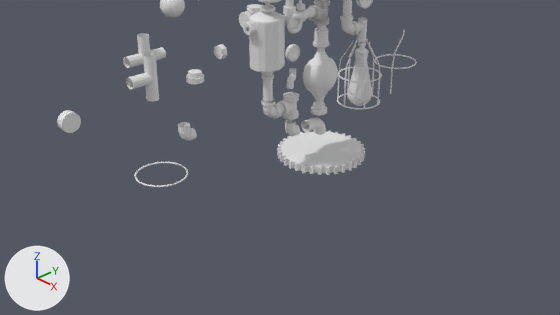
An edit to the Blender file lampa/lampa.blend, drawn before and after from the same camera.
Before and after are seen from the file's camera 'Camera'. The lights are fixed; the arrows at lower left show +X, +Y and +Z.

Script lines for the objects in view, before the commit:
```python
ob_circle_004 = bpy.data.objects.new('Circle.004', me_circle_000)
ob_circle_004.location = (0.736, -0.334, 2.37)
ob_circle_004.scale = (0.538, 0.538, 0.698)
ob_gear_001 = bpy.data.objects.new('Gear.001', me_gear_001)
ob_gear_001.location = (0.759, 0.072, 0.276)
ob_plane_007 = bpy.data.objects.new('Plane.007', me_plane_002)
ob_plane_007.location = (0.718, -0.482, 1.426)
ob_plane_007.rotation_euler = (0.0, 0.0, -2.557)  # degrees (0, 0, -147)
ob_plane_007.scale = (-0.65, -0.65, -0.65)
ob_plane_010 = bpy.data.objects.new('Plane.010', me_plane_035)
ob_plane_010.location = (0.744, -0.595, 1.115)
ob_plane_010.rotation_euler = (-11.0, 0.0, 0.0)  # degrees (90, 0, 0)
ob_plane_016 = bpy.data.objects.new('Plane.016', me_plane_012)
ob_plane_016.location = (1.635, -5.653, 2.616)
ob_plane_016.rotation_euler = (-1.571, 0.0, 0.0)  # degrees (-90, 0, 0)
ob_plane_017 = bpy.data.objects.new('Plane.017', cu_plane_004)
ob_plane_017.location = (0.732, -0.046, 0.705)
ob_plane_017.rotation_euler = (3.149, 0.0, 0.0)  # degrees (180, 0, 0)
ob_plane_017.scale = (1.12, 1.12, 1.12)
ob_plane_020 = bpy.data.objects.new('Plane.020', me_plane_015)
ob_plane_020.location = (0.752, 0.551, 1.953)
ob_plane_020.rotation_euler = (-0.0109, -0.0788, -0.15)  # degrees (-0.6, -4.5, -8.6)
# also in view: 'Sphere.002' at (0.85, -2.32, 2.85); 'Cylinder.006' at (0.67, -3.54, 1.79); 'Cylinder.002' at (0.74, -0.9, 2.04); 'Plane.012' at (0.74, -2.63, 2.36); 'Torus.004' at (0.8, 0.76, 1.28)
```
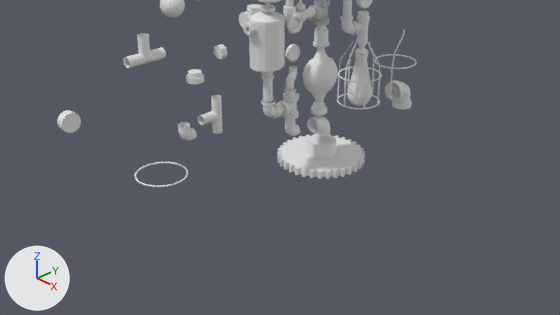
Pixel boxes (x1, y1, x2, y2) of what changed, in the pictures (560 x 315 px):
'Gear.001', moved
    before: (277, 131, 365, 175)
    after: (277, 134, 365, 179)
'Plane.016', moved
    before: (126, 53, 159, 101)
    after: (198, 95, 223, 134)
'Cylinder.004', added
    after: (308, 134, 336, 159)
'Plane.027', added
    after: (385, 80, 412, 109)
'Plane.017', reshaped, moved, rescaled, turned
    before: (301, 118, 326, 135)
    after: (307, 116, 330, 135)
'Plane.007', rescaled (20% wider, 14% taller)
    before: (287, 68, 296, 89)
    after: (286, 66, 297, 90)
'Circle.007', added
    after: (358, 11, 369, 16)

What changed in the scene script:
```text
Change me_plane_012:
    where me_plane_012.from_pydata(...)  # 80 vertices, 60 faces; spans x -0.287..-0.167, y 0.059..0.513, z 2.396..2.7
    used by ob_plane_016; location = (1.635, -5.653, 2.616); rotation_euler = (-1.571, 0.0, 0.0), in degrees (-90, 0, 0)
    me_plane_012 part 1: the whole mesh is moved by (0.227, -0.288, -2.601)
Add me_plane_024:
    me_plane_024.from_pydata(...)  # 84 vertices, 72 faces; spans x -0.09..0.09, y 0.09..0.354, z -0.145..0.09
Add me_cylinder_001:
    me_cylinder_001.from_pydata(...)  # 80 vertices, 66 faces; spans x -0.196..0.196, y -0.196..0.196, z -0.095..0.095
Change ob_plane_017:
    ob_plane_017.rotation_euler: (3.149, 0.0, 0.0) -> (0.0, 0.0, 0.0)  # degrees (180, 0, 0) -> degrees (0, 0, 0)
    ob_plane_017: bpy.data.objects.new('Plane.017', cu_plane_004) -> bpy.data.objects.new('Plane.017', me_plane_024)
    ob_plane_017.location: (0.732, -0.046, 0.705) -> (0.761, -0.212, 0.726)
    ob_plane_017.scale: (1.12, 1.12, 1.12) -> (1.15, 1.15, 1.15)
Change ob_plane_007:
    ob_plane_007.scale: (-0.65, -0.65, -0.65) -> (-0.743, -0.743, -0.743)
Change ob_gear_001:
    ob_gear_001.location: (0.759, 0.072, 0.276) -> (0.759, 0.072, 0.217)
Change ob_plane_016:
    ob_plane_016.location: (1.635, -5.653, 2.616) -> (0.612, -1.643, 1.275)
Add ob_cylinder_004:
    ob_cylinder_004 = bpy.data.objects.new('Cylinder.004', me_cylinder_001)
    ob_cylinder_004.location = (0.774, 0.075, 0.363)
Add ob_plane_027:
    ob_plane_027 = bpy.data.objects.new('Plane.027', me_plane_015.copy())  # the mesh of ob_plane_020
    ob_plane_027.location = (0.752, 1.748, 0.676)
    ob_plane_027.rotation_euler = (-3.136, 0.0, 0.0)  # degrees (-180, 0, 0)
    ob_plane_027.scale = (1.68, 1.68, 1.68)
Add ob_circle_007:
    ob_circle_007 = bpy.data.objects.new('Circle.007', me_circle_000.copy())  # the mesh of ob_circle_004
    ob_circle_007.location = (0.805, 0.764, 2.088)
    ob_circle_007.scale = (0.75, 0.75, 0.407)
```
